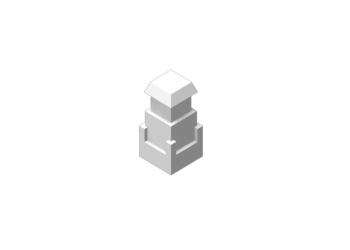
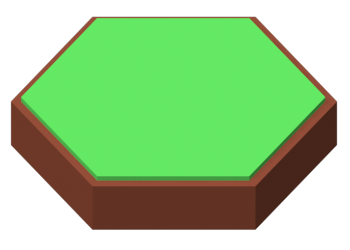
Before/after of a w=350, h=250 layered artwork. What changed in the layer stack:
hid "tower_src.png", moved it into group "buildings" over [139, 69, 203, 176]
added group "hexs" with 12 layers over [10, 16, 338, 230]
showed "hex_grass_src.png #1", moved it into group "hexs" over [10, 16, 338, 230]
